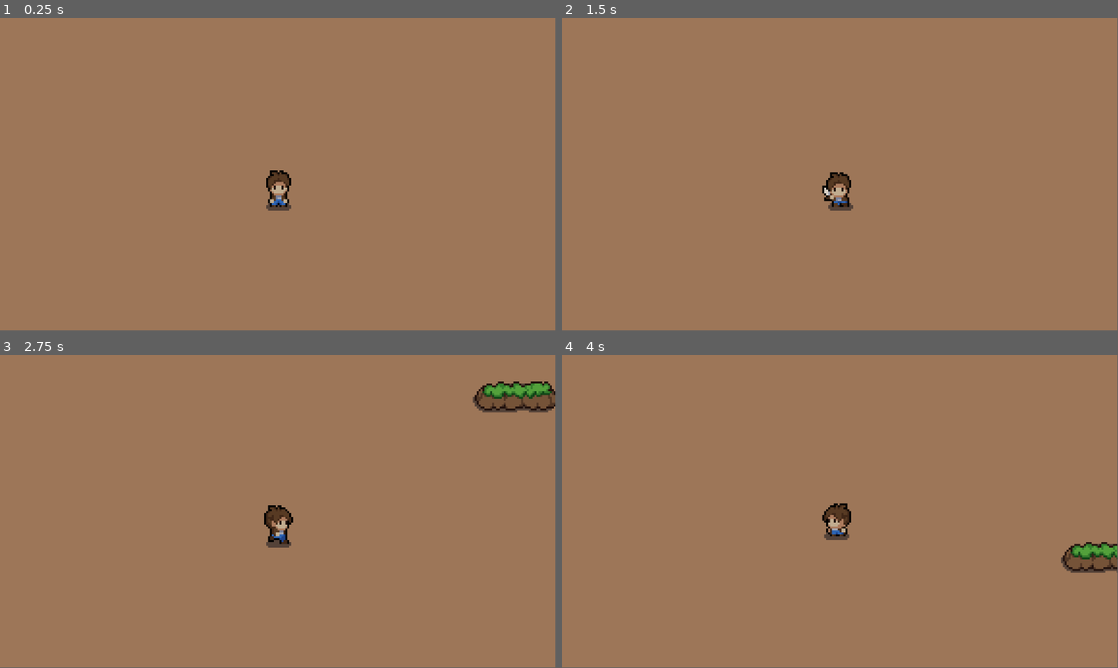
Above: before the commit, frames 1-4 (two rows, left to right).
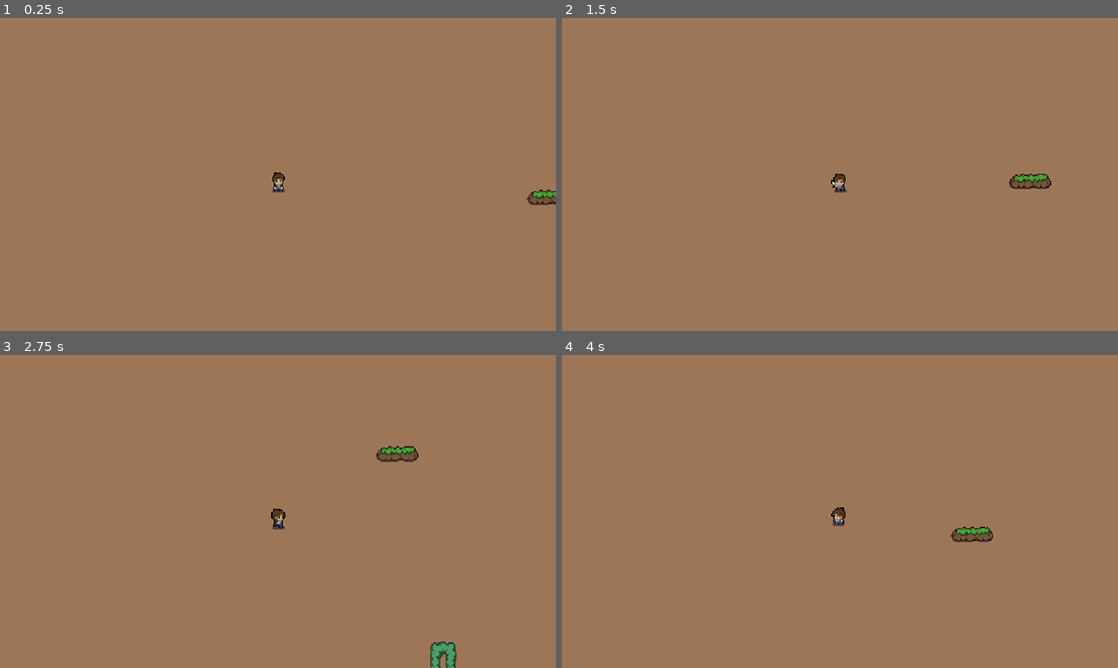
Above: after the commit, the same moments.

Repository: ManuEspinoza/mystic-woods
Game: Godot game, scene res://Scenes/game.tscn
Two runs of this game, one before a commit and one after it. Both use one fixed random seed, a clock stepped at 60 frames per second and the inputs below.
Inputs:
- Up to frame 1 (0.25 s): no input
- Up to frame 2 (1.5 s): hold Right (right) 0.53-1.28 s; tap Space (attack) at 0.6, 1.35 s; hold S (down) from 1.28 s (still down)
- Up to frame 3 (2.75 s): release S (down) at 2.03 s; hold Right (right) from 2.03 s (still down); tap Space (attack) at 2.1 s
- Up to frame 4 (4 s): release Right (right) at 2.78 s; hold Up (up) 2.78-3.53 s; tap Space (attack) at 2.85, 3.6 s; hold A (left) from 3.53 s (still down)
In our replay, the window is 799x449 before the commit and 800x450 after it. These sizes can differ from the game's own. Grey fills any space a smaller window leaves; there, only what the larger window draws over its background counts as a difference.

The runs differ from the first frame. In frame 1, 0.7% of the frame differs, in the area x 47-100%, y 48-62%; in frame 2, 0.8%; in frame 3, 2.4%, in the area x 47-100%, y 8-100%; in frame 4, 1.6%.

Commit message:
adding game over screen and buttons. Scaling the ga,e to the window's size

Diff:
--- a/Scenes/game.tscn
+++ b/Scenes/game.tscn
@@ -319,7 +319,7 @@
 layer_1/tile_data = PackedInt32Array(917524, 2, 0, 983060, 2, 1, 1048596, 2, 2, 983062, 262146, 0, -1310697, 2, 0, -124 …(7861 unchanged characters)…
 
 [node name="Camera2D" type="Camera2D" parent="."]
-zoom = Vector2(4, 4)
+zoom = Vector2(2, 2)
 limit_left = -550
 limit_top = -480
 limit_right = 550
--- /dev/null
+++ b/Scenes/game_over_screen.tscn
@@ -0,0 +1,57 @@
+[gd_scene load_steps=2 format=3 uid="uid://dhm51uygb5sxw"]
+
+[ext_resource type="Script" path="res://Scripts/gameOverScreen.gd" id="1_2tgpw"]
+
+[node name="GameOverScreen" type="CanvasLayer"]
+process_mode = 3
+process_priority = 1
+process_physics_priority = 1
+script = ExtResource("1_2tgpw")
+
+[node name="PanelContainer" type="PanelContainer" parent="."]
+anchors_preset = 15
+anchor_right = 1.0
+anchor_bottom = 1.0
+grow_horizontal = 2
+grow_vertical = 2
+
+[node name="MarginContainer" type="MarginContainer" parent="PanelContainer"]
+layout_mode = 2
+theme_override_constants/margin_left = 40
+theme_override_constants/margin_top = 40
+theme_override_constants/margin_right = 40
+theme_override_constants/margin_bottom = 40
+
+[node name="Rows" type="VBoxContainer" parent="PanelContainer/MarginContainer"]
+layout_mode = 2
+theme_override_constants/separation = 130
+
+[node name="Title" type="Label" parent="PanelContainer/MarginContainer/Rows"]
+layout_mode = 2
+theme_override_font_sizes/font_size = 65
+text = "Game Over"
+horizontal_alignment = 1
+
+[node name="CenterContainer" type="CenterContainer" parent="PanelContainer/MarginContainer/Rows"]
+layout_mode = 2
+
+[node name="VBoxContainer" type="VBoxContainer" parent="PanelContainer/MarginContainer/Rows/CenterContainer"]
+layout_mode = 2
+theme_override_constants/separation = 40
+
+[node name="Restart" type="Button" parent="PanelContainer/MarginContainer/Rows/CenterContainer/VBoxContainer"]
+layout_mode = 2
+size_flags_vertical = 4
+focus_mode = 0
+theme_override_font_sizes/font_size = 35
+text = "Restart"
+
+[node name="Quit" type="Button" parent="PanelContainer/MarginContainer/Rows/CenterContainer/VBoxContainer"]
+custom_minimum_size = Vector2(500, 0)
+layout_mode = 2
+focus_mode = 0
+theme_override_font_sizes/font_size = 35
+text = "Quit"
+
+[connection signal="pressed" from="PanelContainer/MarginContainer/Rows/CenterContainer/VBoxContainer/Restart" to="." method="_on_restart_pressed"]
+[connection signal="pressed" from="PanelContainer/MarginContainer/Rows/CenterContainer/VBoxContainer/Quit" to="." method="_on_quit_pressed"]
--- a/Scenes/spawner.tscn
+++ b/Scenes/spawner.tscn
@@ -19,6 +19,7 @@
 position = Vector2(422, -346)
 
 [node name="Timer" type="Timer" parent="."]
+wait_time = 5.0
 
 [connection signal="child_exiting_tree" from="." to="." method="_on_child_exiting_tree"]
 [connection signal="property_list_changed" from="." to="." method="_on_property_list_changed"]
--- a/Scenes/warior.tscn
+++ b/Scenes/warior.tscn
@@ -316,7 +316,7 @@
 texture = ExtResource("3_l71se")
 hframes = 13
 vframes = 10
-frame = 98
+frame = 103
 
 [node name="Attacks" type="Node2D" parent="."]
 
--- a/Scripts/game.gd
+++ b/Scripts/game.gd
@@ -3,6 +3,7 @@
 @export var bot_right := Vector2(500,410) # your co-ords here
 @onready var timer = $Timer
 var all_portals_destroyed := false
+const GAME_OVER_SCREEN = preload("res://Scenes/game_over_screen.tscn")
 
 func _on_player_health_depleted():
 	Engine.time_scale = 0.5
@@ -10,7 +11,7 @@
 
 func _on_timer_timeout():
 	Engine.time_scale = 1
-	get_tree().reload_current_scene()
+	game_over(false)
 
 func _on_spawner_all_portals_destroyed():
 	all_portals_destroyed = true
@@ -25,7 +26,10 @@
 		if i is Enemy:
 			count += 1
 	if count < 1 and all_portals_destroyed:
-		you_win()
+		game_over(true)
 
-func you_win():
-	print("I win?")
+func game_over(win):
+	var game_over_screen := GAME_OVER_SCREEN.instantiate()
+	add_child(game_over_screen)
+	game_over_screen.set_title(win)
+	get_tree().paused = true
--- /dev/null
+++ b/Scripts/gameOverScreen.gd
@@ -0,0 +1,19 @@
+extends CanvasLayer
+@onready var title = $PanelContainer/MarginContainer/Rows/Title
+
+
+func set_title(win):
+	if win:
+		title.text = "YOU WIN"
+		#title.module = Color.GREEN
+	else:
+		title.text = "YOU LOSE"
+		#title. = Color.RED
+
+func _on_restart_pressed():
+	get_tree().paused = false
+	get_tree().change_scene_to_file("res://Scenes/game.tscn")
+
+
+func _on_quit_pressed():
+	get_tree().quit()
--- a/project.godot
+++ b/project.godot
@@ -14,6 +14,10 @@
 run/main_scene="res://Scenes/game.tscn"
 config/features=PackedStringArray("4.2", "Forward Plus")
 config/icon="res://icon.svg"
+
+[display]
+
+window/stretch/mode="canvas_items"
 
 [input]
 
